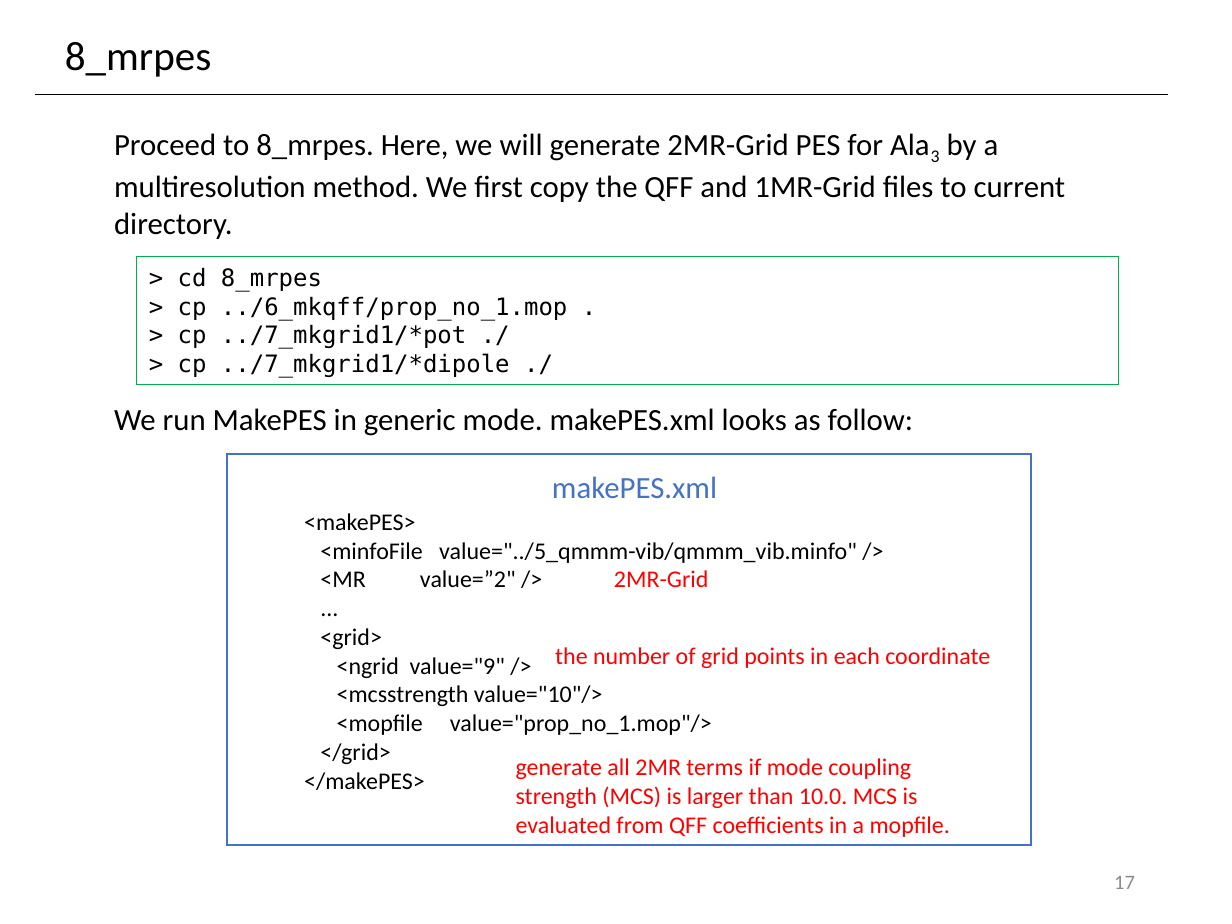
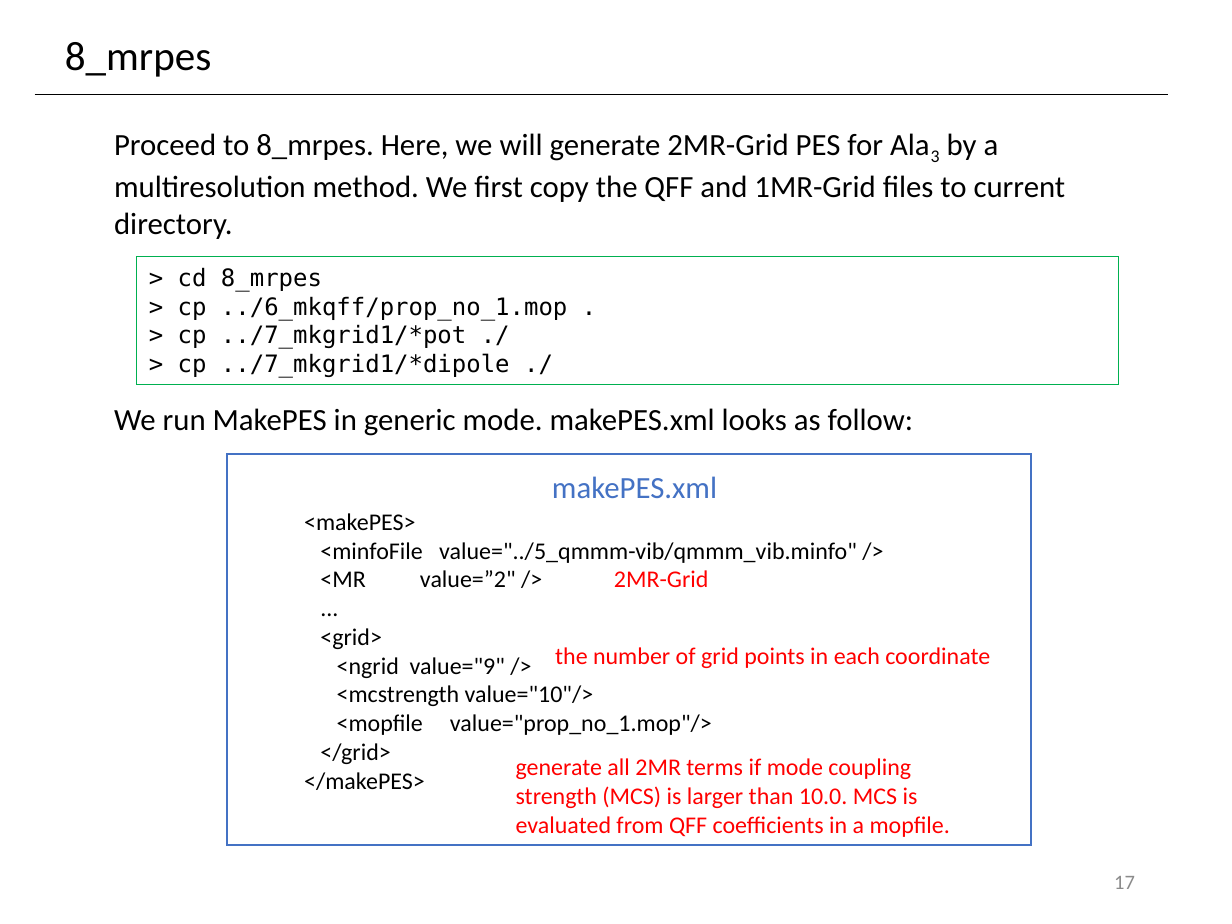
Before and after one commit to yagikiyoshi/sindo, a slide deck: slide 18 of doc/GENESIS/sindo_genesis.pptx. Drawn at 1232x924 pixels with LibreOffice and Linux fonts; fonts in the diff are those of the drawing. Boxes give left, top, right and bottom in pixels: in the first picture for what was removed or moved away, otherwise in the second. Text is boxed around its words. In the diff, an @@ line names an element or a change of style, - is before the commit and + after.

Commit message:
fix mcsstrength -> mcstrength

```diff
--- a/doc/GENESIS/sindo_genesis.pptx
+++ b/doc/GENESIS/sindo_genesis.pptx
@@ text at box(337, 685, 594, 706): text changed @@
-<mcsstrength value="10"/>
+<mcstrength value="10"/>
```
Also in this commit, not shown: 1 other slide changed, 6 other files.
